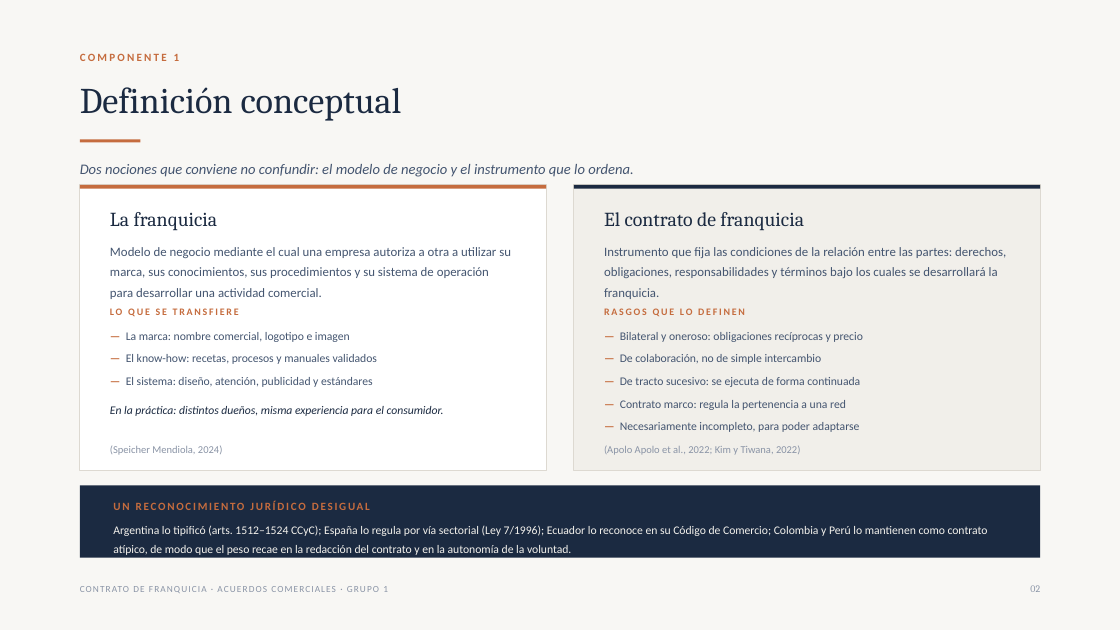
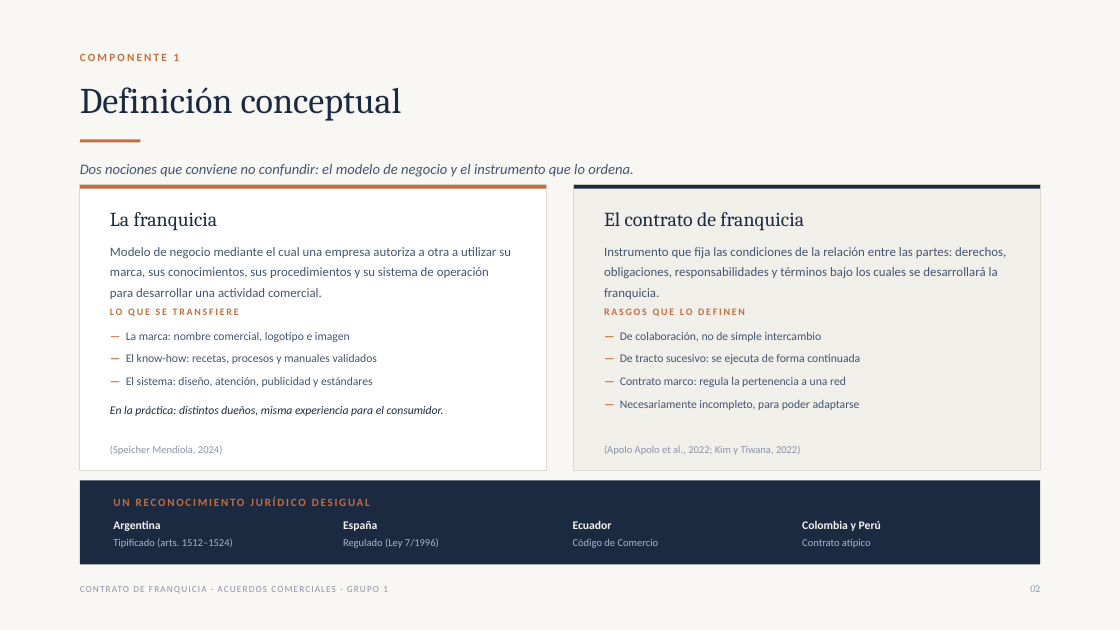
Before and after one commit to loqueiraop/hola, a slide deck: slide 2 of Contrato de Franquicia - Grupo 1.pptx. Drawn at 1120x630 pixels with LibreOffice and Linux fonts; fonts in the diff are those of the drawing. Boxes give left, top, right and bottom in pixels: in the first picture for what was removed or moved away, otherwise in the second. Text is boxed around its words. In the diff, an @@ line names an element or a change of style, - is before the commit and + after.

```diff
--- a/Contrato de Franquicia - Grupo 1.pptx
+++ b/Contrato de Franquicia - Grupo 1.pptx
@@ text at [620,332,863,342]: paragraph removed @@
-— Bilateral y oneroso: obligaciones recíprocas y precio
@@ rectangle: place and size @@
-rectangle at [80,486,1040,558]
+rectangle at [80,481,1040,565]
@@ text "UN RECONOCIMIENTO JURÍDICO DESIGUAL": place and size @@
-text "UN RECONOCIMIENTO JURÍDICO DESIGUAL" at [113,501,370,510]
+text "UN RECONOCIMIENTO JURÍDICO DESIGUAL" at [113,497,370,506]
@@ text removed at [113,525,988,555] @@
-Argentina lo tipificó (arts. 1512–1524 CCyC); España lo regula por vía sectorial (Ley 7/1996); Ecuador lo reconoce en su Código de Comercio; Colombia y Perú lo mantienen como contrato atípico, de modo que el peso recae en la redacción del contrato y en la autonomía de la voluntad.
@@ text added at [113,521,160,531], 10 pt, text #F3F1EC, bold @@
+Argentina
@@ text added at [113,538,233,548], 9 pt, text #A9B4C6 @@
+Tipificado (arts. 1512–1524)
@@ text added at [343,521,377,531], 10 pt, text #F3F1EC, bold @@
+España
@@ text added at [343,538,439,548], 9 pt, text #A9B4C6 @@
+Regulado (Ley 7/1996)
@@ text added at [573,521,612,529], 10 pt, text #F3F1EC, bold @@
+Ecuador
@@ text added at [573,539,659,548], 9 pt, text #A9B4C6 @@
+Código de Comercio
@@ text added at [802,521,881,531], 10 pt, text #F3F1EC, bold @@
+Colombia y Perú
@@ text added at [802,539,871,548], 9 pt, text #A9B4C6 @@
+Contrato atípico
```
Also in this commit, not shown: 4 other slides changed, 1 other file.
